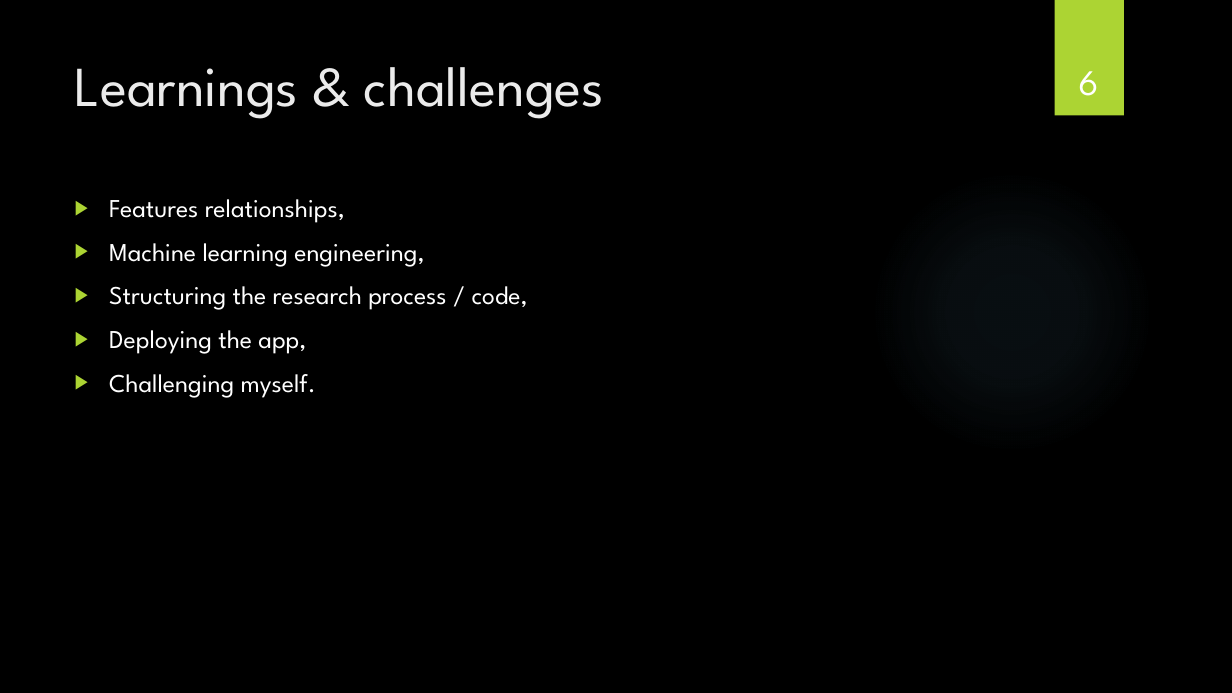
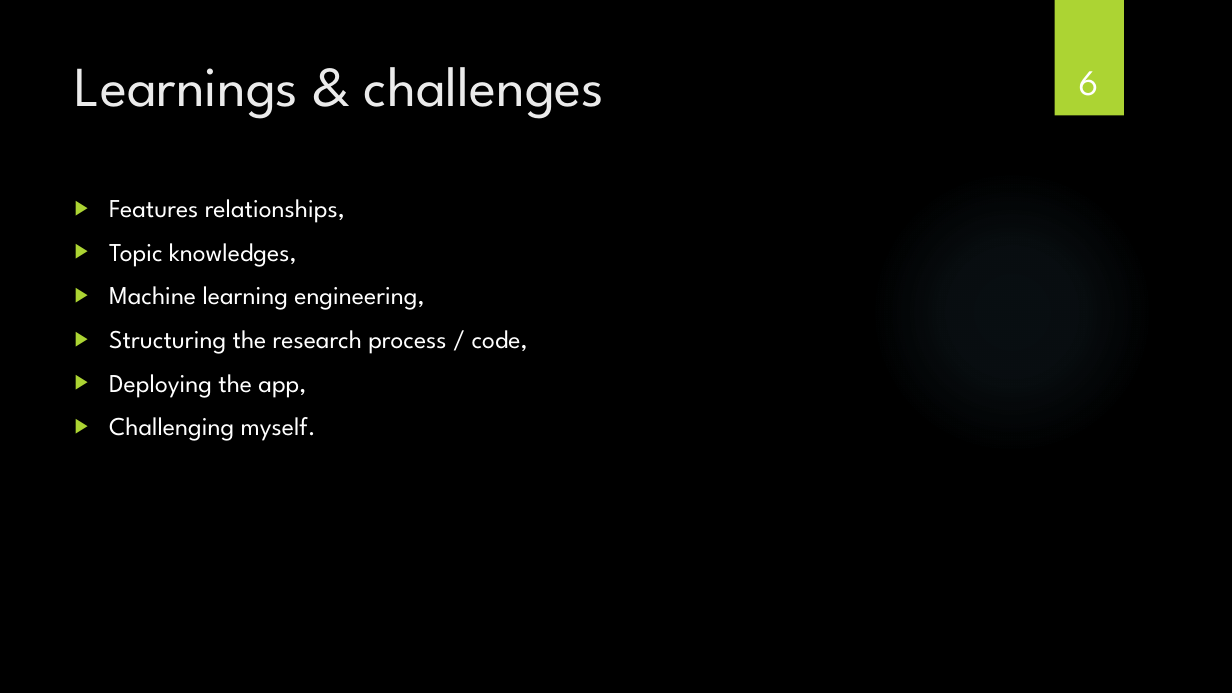
Before and after one commit to JeremDasilva/Project-Final, a slide deck: slide 6 of Car sales analysis and prediction.pptx. Drawn at 1232x693 pixels with LibreOffice and Linux fonts; fonts in the diff are those of the drawing; background and template pictures are left out. Boxes give left, top, right and bottom in pixels: in the first picture for what was removed or moved away, otherwise in the second. Text is boxed around its words. In the diff, an @@ line names an element or a change of style, - is before the commit and + after.

```diff
--- a/Car sales analysis and prediction.pptx
+++ b/Car sales analysis and prediction.pptx
@@ text at (109, 243, 297, 267): paragraph added @@
+▶ Topic knowledges,
```
Also in this commit, not shown: 1 other slide changed.
